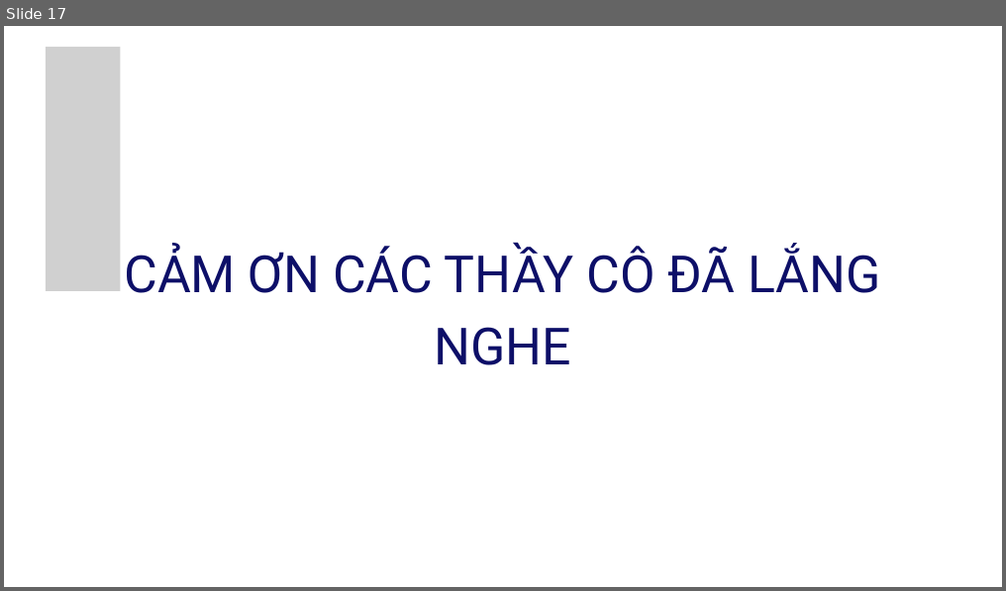
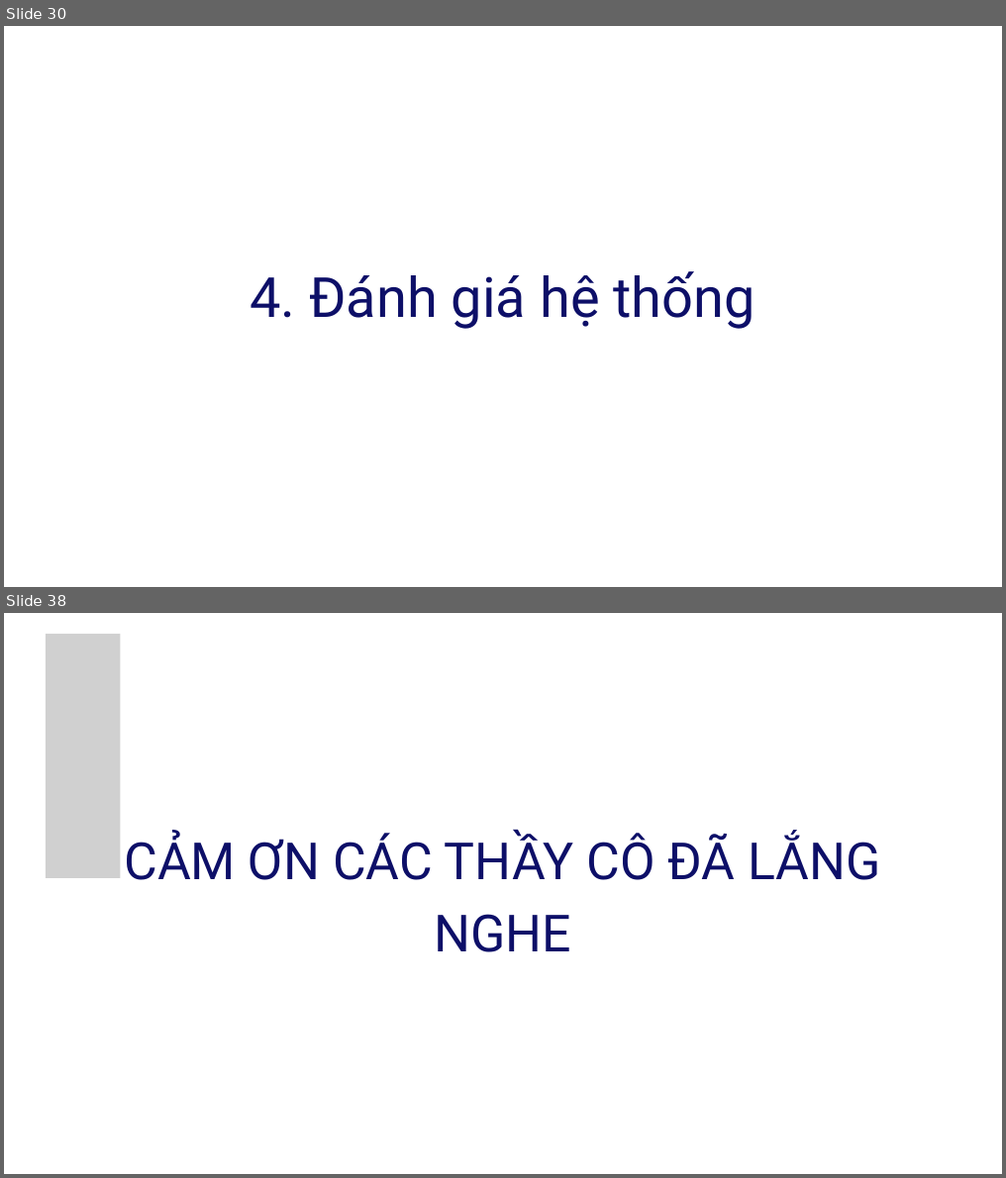
Before and after one commit to Stork1323/riscv_cache, a slide deck: Documents/Presentation for Project 2.pptx. Shown one above the other, each under a label of ours: slide 17 before the commit, slides 30 and 38 after it; the slides between them are not shown. The pictures are 1006x591 and 1006x1178 pixels, drawn with LibreOffice and Linux fonts; fonts in the diff are those of the drawing; grey boxes stand for pictures. Boxes give left, top, right and bottom in pixels: in the first picture for what was removed or moved away, otherwise in the second. Text is boxed around its words. In the diff, an @@ line names an element or a change of style, - is before the commit and + after.

```diff
--- a/Documents/Presentation for Project 2.pptx
+++ b/Documents/Presentation for Project 2.pptx
@@ slide 30 added at bbox=[4, 26, 1002, 587], background #FFFFFF @@
@@ text added at bbox=[250, 272, 755, 329], 80 pt, text #0D0F68 @@
+4. Đánh giá hệ thống
@@ what was slide 17 is now slide 38 @@
```
Also in this commit, not shown: 23 other slides added.
